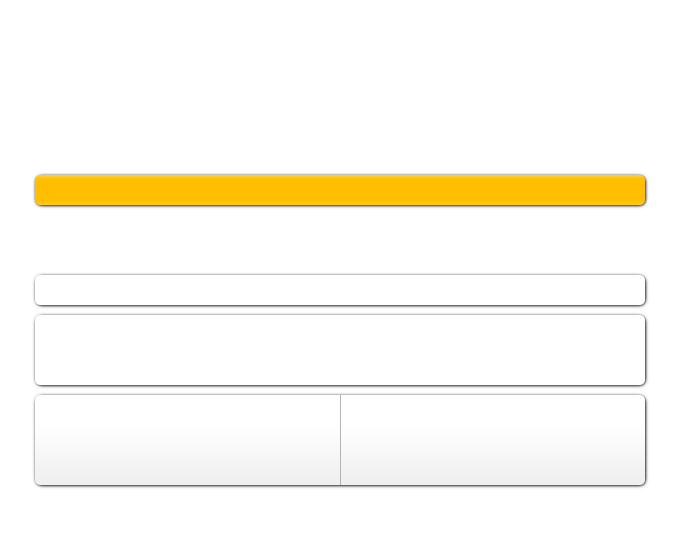
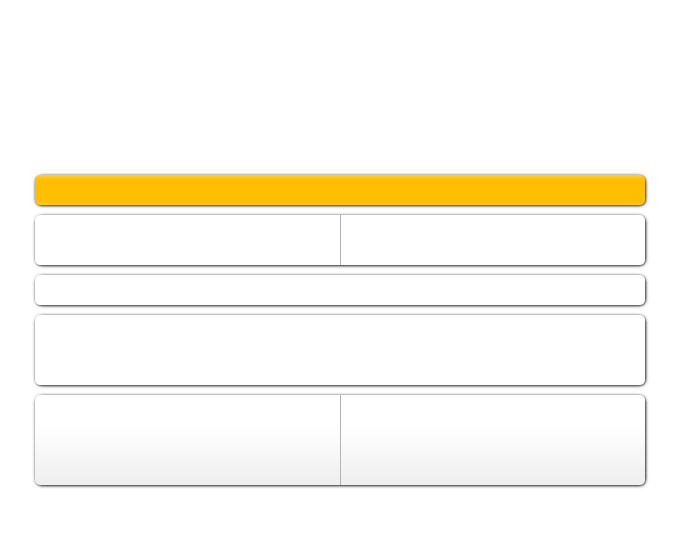
Layer changes from the first w=680, h=550 image to the second:
painted on "stroke" over [340,215,341,265]
renamed "header widget" to "boxes", painted on it over [35,215,645,269]
